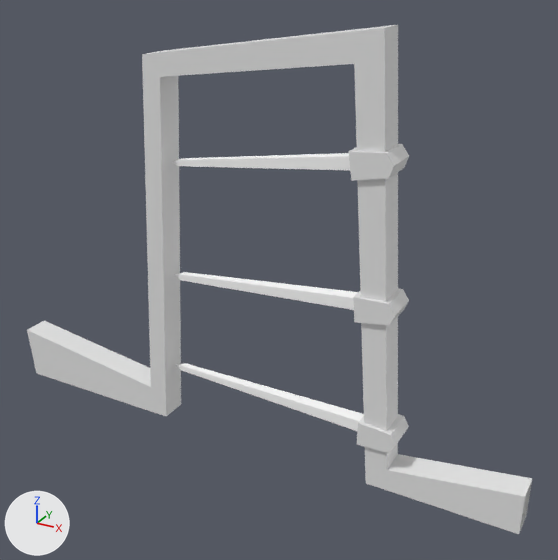
Two versions of the glTF model models/room2/Puzzle03_Door.glb, one commit apart.
The view is the same before and after, from a camera (50 mm lens) standing at (2.26, -5.44, 2.75) and looking at (-0.76, 0.07, -0.01). Arrows for +X, +Y and +Z are at lower left; the lights stay in place. Objects named as collision shapes, trigger or cutter boxes, shadow casters or lower levels of detail are left out. Where no turn or scale is listed for an object, it has been applied to the vertices. Vertices at the same position are counted once.

Names of what the first picture shows: 'Game4_Puerta.001_Cube.000', 'Puzzle03_DoorSpikes'.
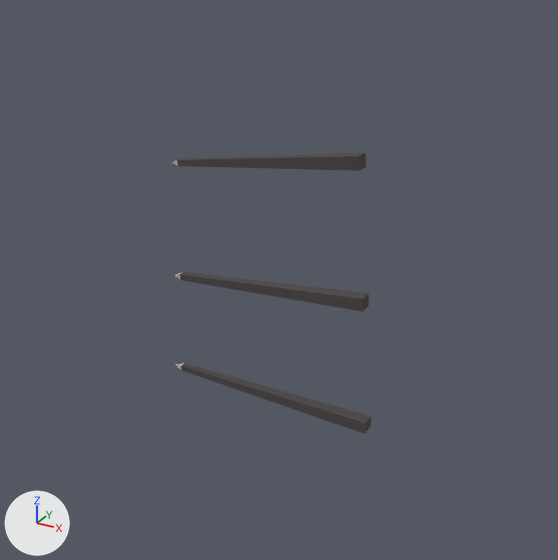
Location of each change, (x1, y1, x2, y2) in pixels of the pictures (558 x 560 px):
```json
{"object": "Game4_Puerta.001_Cube.000", "change": "deleted", "before": [27, 25, 532, 534]}
{"object": "Puzzle03_DoorSpikes", "change": "surface changed", "before": [172, 153, 371, 434], "after": [172, 153, 371, 434], "on screen": "white to grey"}
{"part": 1, "of": "me_cube_030", "change": "surface changed", "before": [172, 153, 364, 431], "after": [172, 153, 371, 434], "on screen": "white to grey"}
```

The change, as JSON lines over the scene's bpy script:
```json
{"op": "add", "block": "img_fanstasypack_tx_png", "code": ["img_fanstasypack_tx_png = load_image('FanstasyPack_TX.png', '_unpacked/FanstasyPack_TX.png', 512, 512, 'sRGB')"]}
{"op": "remove", "block": "mat_material_mr", "code": "mat_material_mr.base_color = (1.0, 1.0, 1.0)  # white #ffffff"}
{"op": "add", "block": "mat_material_mr", "code": "mat_material_mr.texture = img_fanstasypack_tx_png"}
{"block": "me_cube_030", "where": "me_cube_030.from_pydata(...)  # 27 vertices, 42 faces; spans x -1.94..0.15, y -0.07..0.06, z -1.24..1.24"}
{"block": "me_cube_030", "where": "# used by ob_puzzle03_doorspikes; location = (0.024, 0.0, 0.001)"}
{"block": "me_cube_030", "change": "me_cube_030 part 1: texture (UV) coordinates of 42 of 42 faces, centred in x -1.88..0.15, y -0.06..0.05, z -1.22..1.2, changed; they spanned u 0.34..0.35, v 0.87..0.88 and now span u 0.09..0.19, v 0.11..0.15"}
{"op": "remove", "block": "ob_game4_puerta_001_cube_000", "code": ["ob_game4_puerta_001_cube_000 = bpy.data.objects.new('Game4_Puerta.001_Cube.000', me_game4_puerta_001_cube_000)", "ob_game4_puerta_001_cube_000.location = (-1.113, 0.0, 0.24)"]}
```
